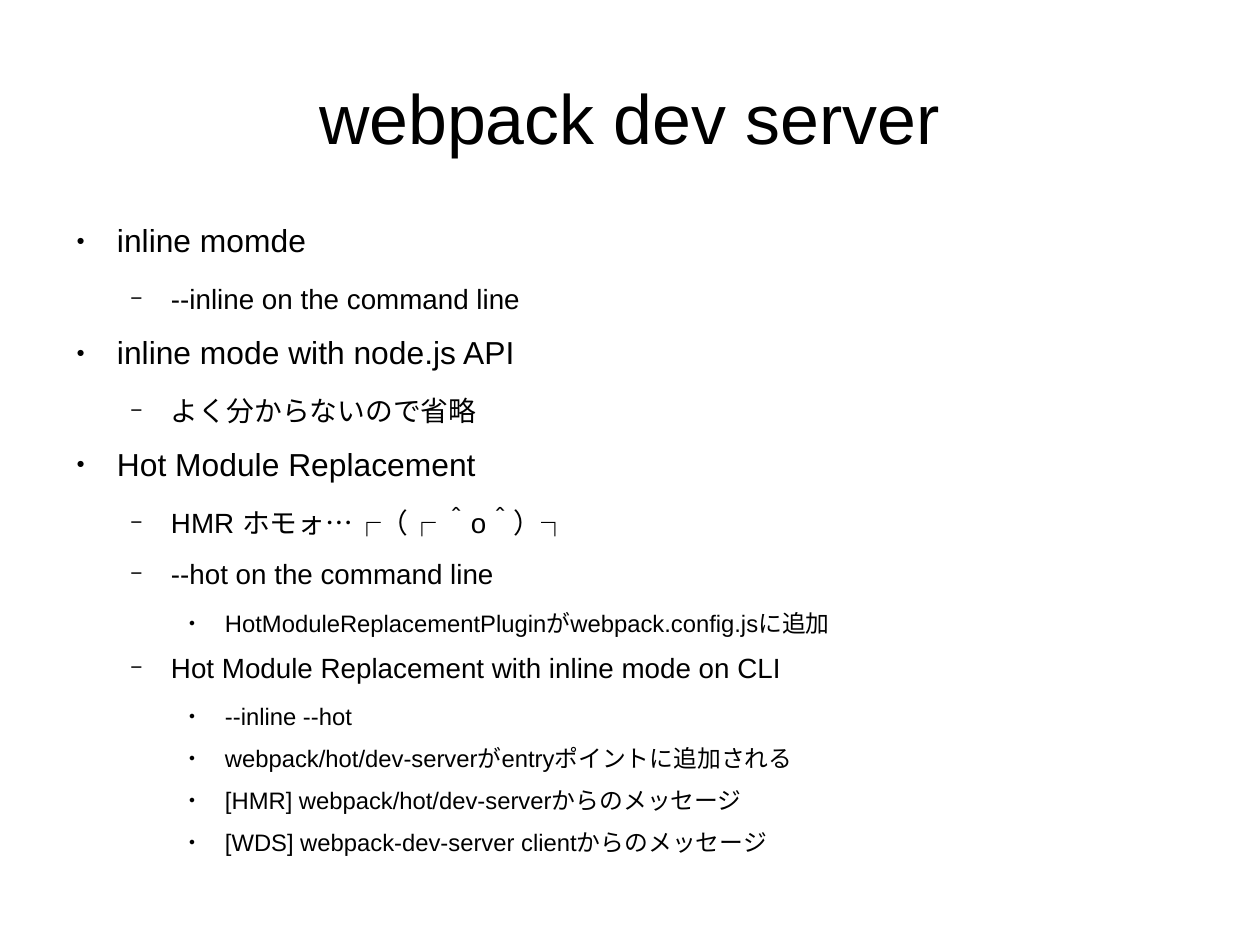
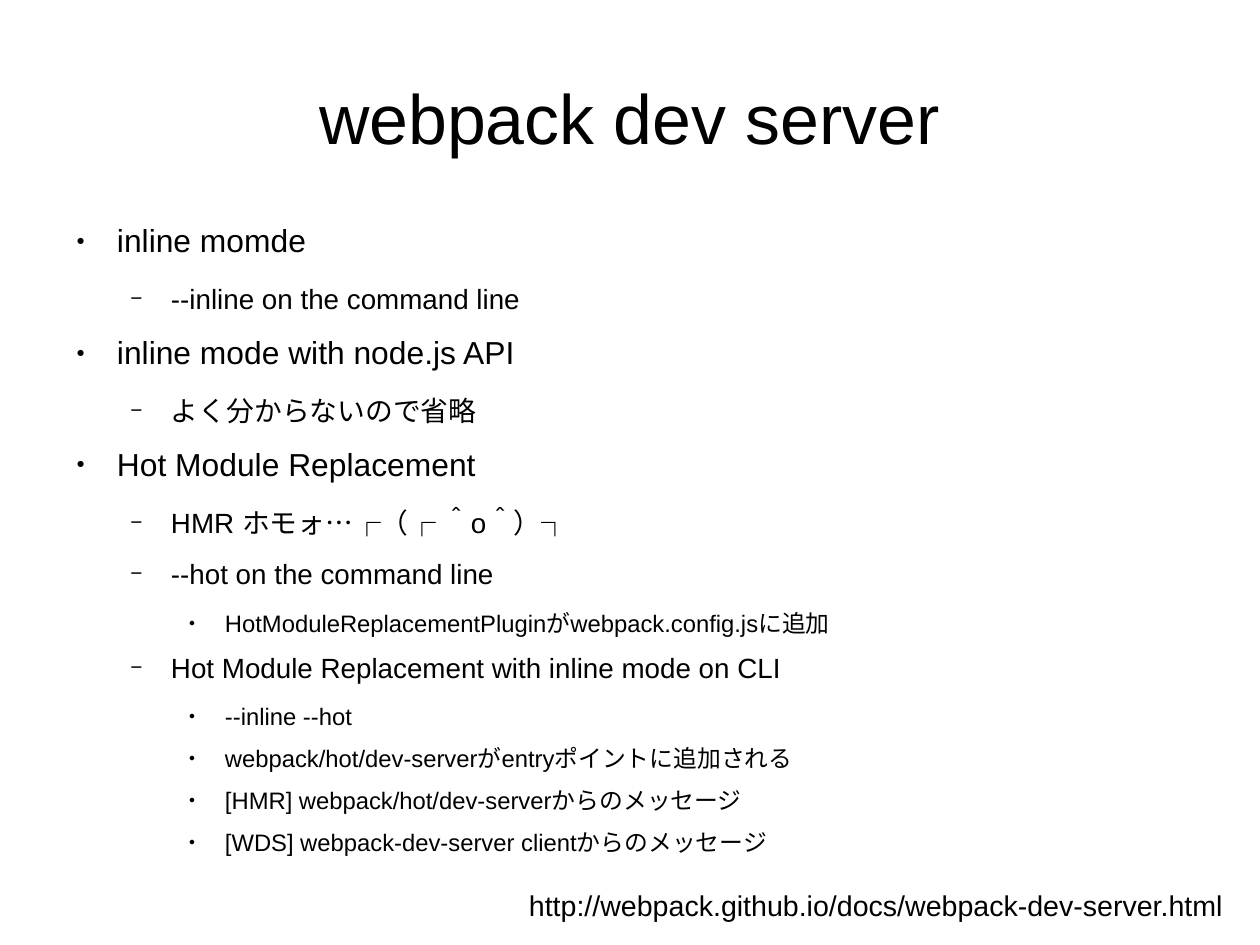
Before and after one commit to sallop/til, a slide deck: slide 8 of webpack入門.odp. Drawn at 1260x945 pixels with LibreOffice and Linux fonts; fonts in the diff are those of the drawing. Boxes give left, top, right and bottom in pixels: in the first picture for what was removed or moved away, otherwise in the second. Text is boxed around its words. In the diff, an @@ line names an element or a change of style, - is before the commit and + after.

```diff
--- a/webpack入門.odp
+++ b/webpack入門.odp
@@ text added at <box>529,895,1223,921</box>, 18 pt, text #000000 @@
+http://webpack.github.io/docs/webpack-dev-server.html
```
Also in this commit, not shown: 2 other slides changed, 1 slide added.
